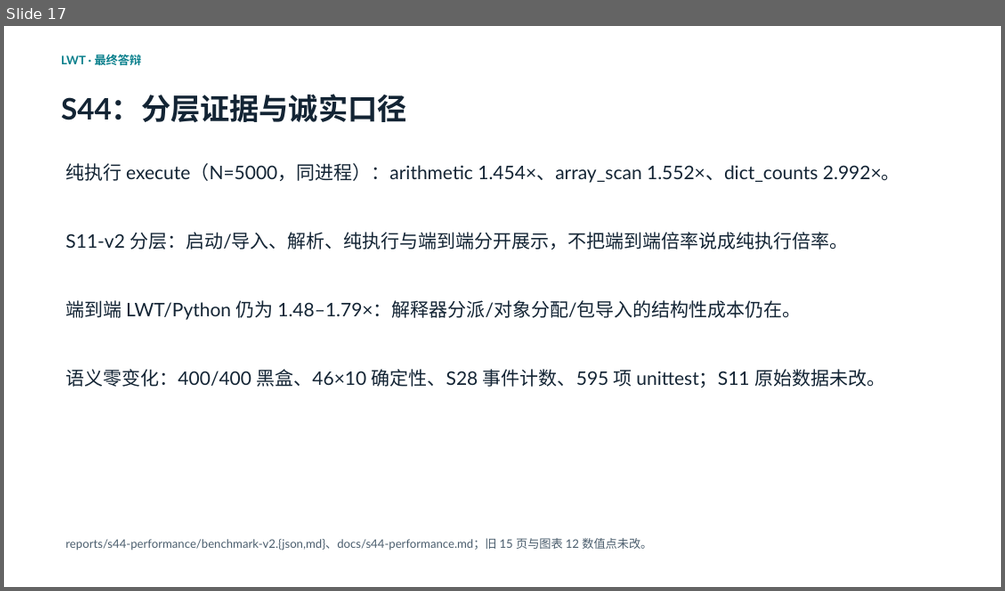
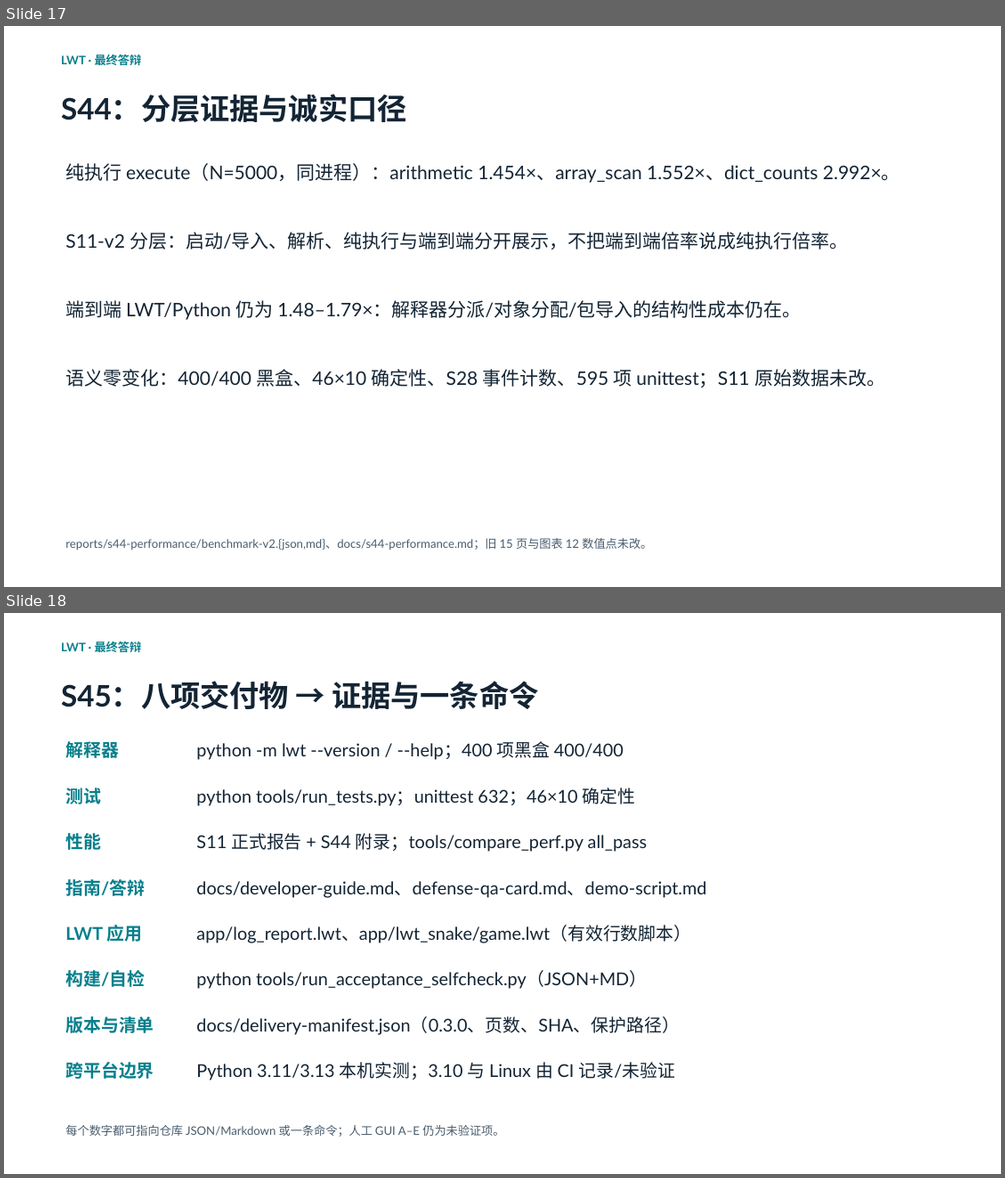
Before and after one commit to 05T1925/Interpreted-general-purpose-scripting-language-LWT, a slide deck: slides/LWT介绍.pptx. Shown one above the other, each under a label of ours: slide 17 before the commit, slides 17 and 18 after it. The pictures are 1005x591 and 1005x1178 pixels, drawn with LibreOffice and Linux fonts; fonts in the diff are those of the drawing. Boxes give left, top, right and bottom in pixels: in the first picture for what was removed or moved away, otherwise in the second. Text is boxed around its words. In the diff, an @@ line names an element or a change of style, - is before the commit and + after.

```diff
--- a/slides/LWT介绍.pptx
+++ b/slides/LWT介绍.pptx
@@ slide 18 added at (4,613,1001,1174), background #FFFFFF @@
@@ text added at (61,641,142,652), 11.2 pt, text #087F8C, bold @@
+LWT · 最终答辩
@@ text added at (61,681,538,709), 28.5 pt, text #132434, bold @@
+S45：八项交付物 → 证据与一条命令
@@ text added at (65,741,119,758), 17 pt, text #087F8C, bold @@
+解释器
@@ text added at (196,741,623,760), 17 pt, text #132434 @@
+python -m lwt --version / --help；400 项黑盒 400/400
@@ text added at (65,787,101,804), 17 pt, text #087F8C, bold @@
+测试
@@ text added at (196,787,636,806), 17 pt, text #132434 @@
+python tools/run_tests.py；unittest 632；46×10 确定性
@@ text added at (65,833,101,850), 17 pt, text #087F8C, bold @@
+性能
@@ text added at (196,833,647,852), 17 pt, text #132434 @@
+S11 正式报告 + S44 附录；tools/compare_perf.py all_pass
@@ text added at (65,879,145,896), 17 pt, text #087F8C, bold @@
+指南/答辩
@@ text added at (196,881,706,898), 17 pt, text #132434 @@
+docs/developer-guide.md、defense-qa-card.md、demo-script.md
@@ text added at (65,925,143,941), 17 pt, text #087F8C, bold @@
+LWT 应用
@@ text added at (196,925,691,943), 17 pt, text #132434 @@
+app/log_report.lwt、app/lwt_snake/game.lwt（有效行数脚本）
@@ text added at (65,970,145,987), 17 pt, text #087F8C, bold @@
+构建/自检
@@ text added at (196,970,647,989), 17 pt, text #132434 @@
+python tools/run_acceptance_selfcheck.py（JSON+MD）
@@ text added at (65,1016,154,1033), 17 pt, text #087F8C, bold @@
+版本与清单
@@ text added at (196,1016,679,1035), 17 pt, text #132434 @@
+docs/delivery-manifest.json（0.3.0、页数、SHA、保护路径）
@@ text added at (65,1062,154,1078), 17 pt, text #087F8C, bold @@
+跨平台边界
@@ text added at (196,1062,675,1080), 17 pt, text #132434 @@
+Python 3.11/3.13 本机实测；3.10 与 Linux 由 CI 记录/未验证
@@ text added at (65,1125,504,1136), 11.2 pt, text #4A5D6D @@
+每个数字都可指向仓库 JSON/Markdown 或一条命令；人工 GUI A–E 仍为未验证项。
```
Also in this commit, not shown: 5 other files.
